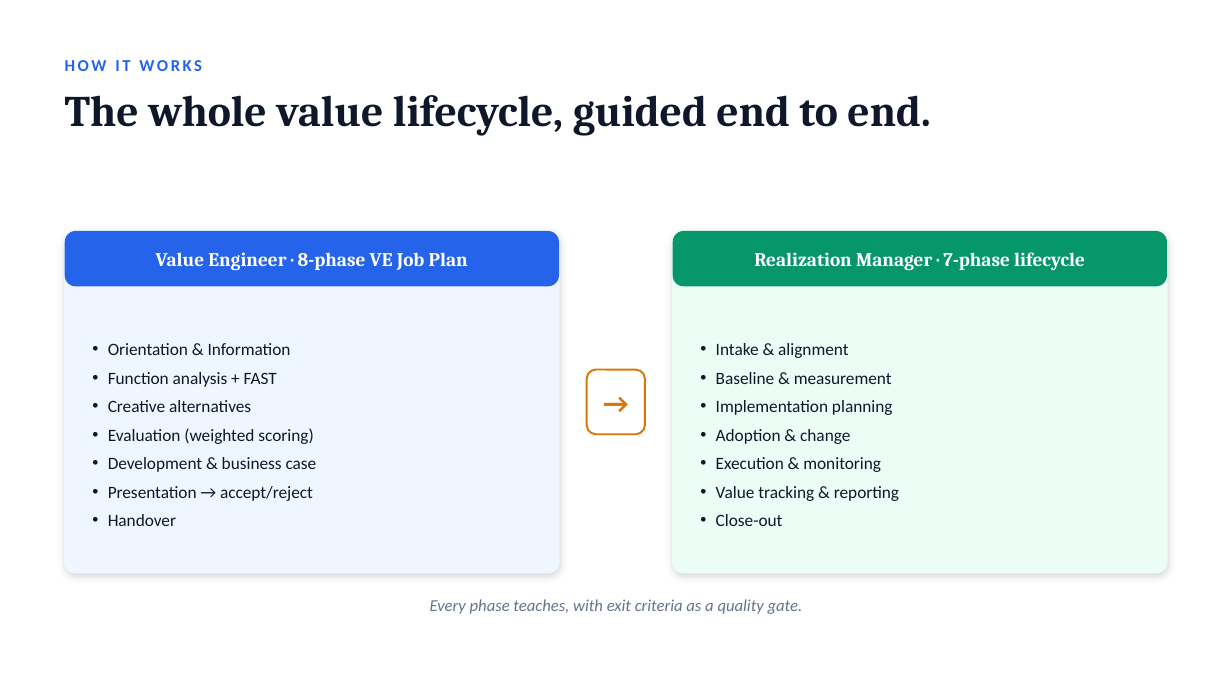
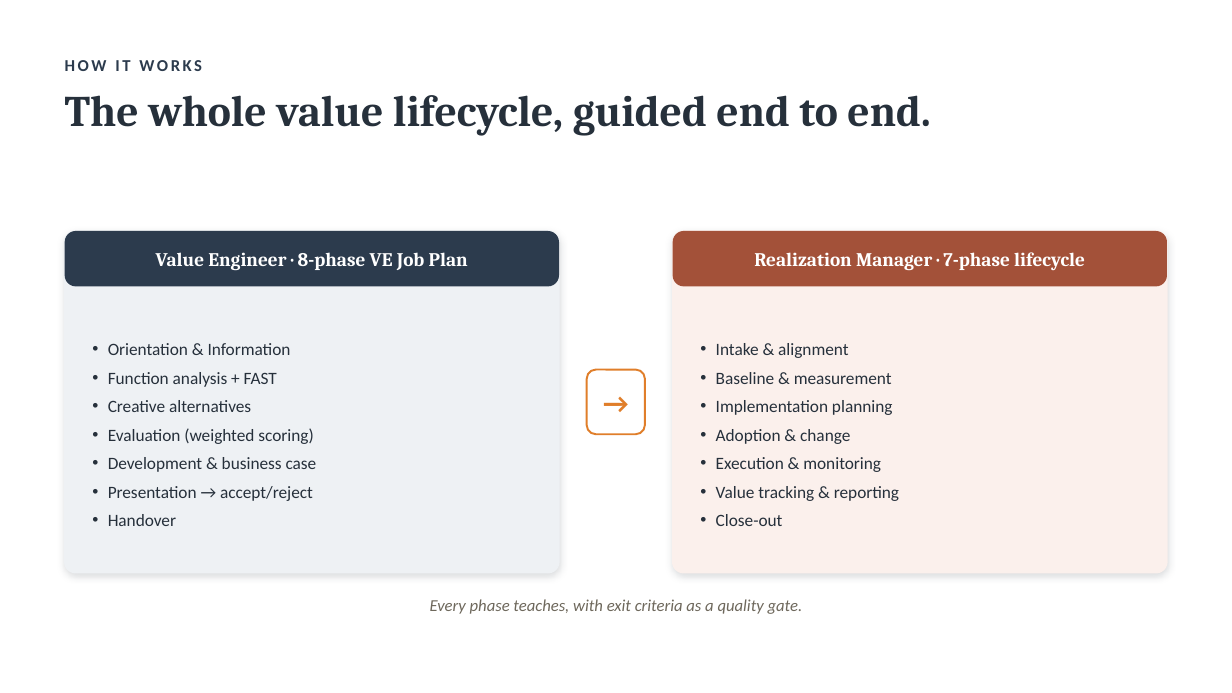
Before and after one commit to paulojorge1963/value-lifecycle-platform, a slide deck: slide 4 of demo-kit/ValueLifecycle-Solution-Overview.pptx. Drawn at 1232x693 pixels with LibreOffice and Linux fonts; fonts in the diff are those of the drawing. Boxes give left, top, right and bottom in pixels: in the first picture for what was removed or moved away, otherwise in the second. Text is boxed around its words. In the diff, an @@ line names an element or a change of style, - is before the commit and + after.

```diff
--- a/demo-kit/ValueLifecycle-Solution-Overview.pptx
+++ b/demo-kit/ValueLifecycle-Solution-Overview.pptx
@@ text "HOW IT WORKS" at <box>65,60,202,71</box>: text colour #2563EB to #2C3B4D @@
@@ rounded rectangle at <box>65,231,559,573</box>: fill #EFF6FF to #EEF1F4; outline #EFF6FF 1 pt to #EEF1F4 1 pt; shadow changed @@
@@ rounded rectangle at <box>65,231,559,287</box>: fill #2563EB to #2C3B4D @@
@@ rounded rectangle at <box>673,231,1167,573</box>: fill #ECFDF5 to #FBF0EC; outline #ECFDF5 1 pt to #FBF0EC 1 pt; shadow changed @@
@@ rounded rectangle at <box>673,231,1167,287</box>: fill #059669 to #A35139 @@
@@ text colour #0F172A to #26303B in 3 elements at <box>65,95,931,136</box>, <box>108,343,317,526</box>, <box>716,343,899,526</box> @@
@@ text "→" at <box>587,370,645,434</box>: text colour #D97706 to #E07E2A @@
@@ rounded rectangle at <box>587,370,645,434</box>: outline #D97706 1.5 pt to #E07E2A 1.5 pt @@
@@ text "Every phase teaches, with exit ..." at <box>430,599,803,614</box>: text colour #64748B to #6E685C @@
```
Also in this commit, not shown: 14 other slides changed, 16 other files.
